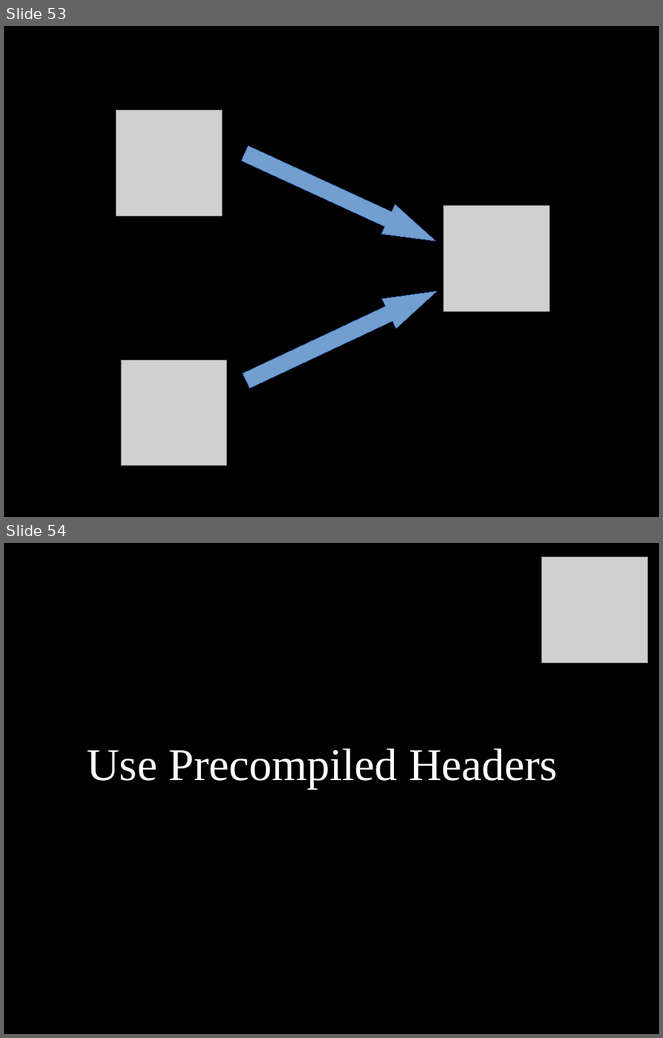
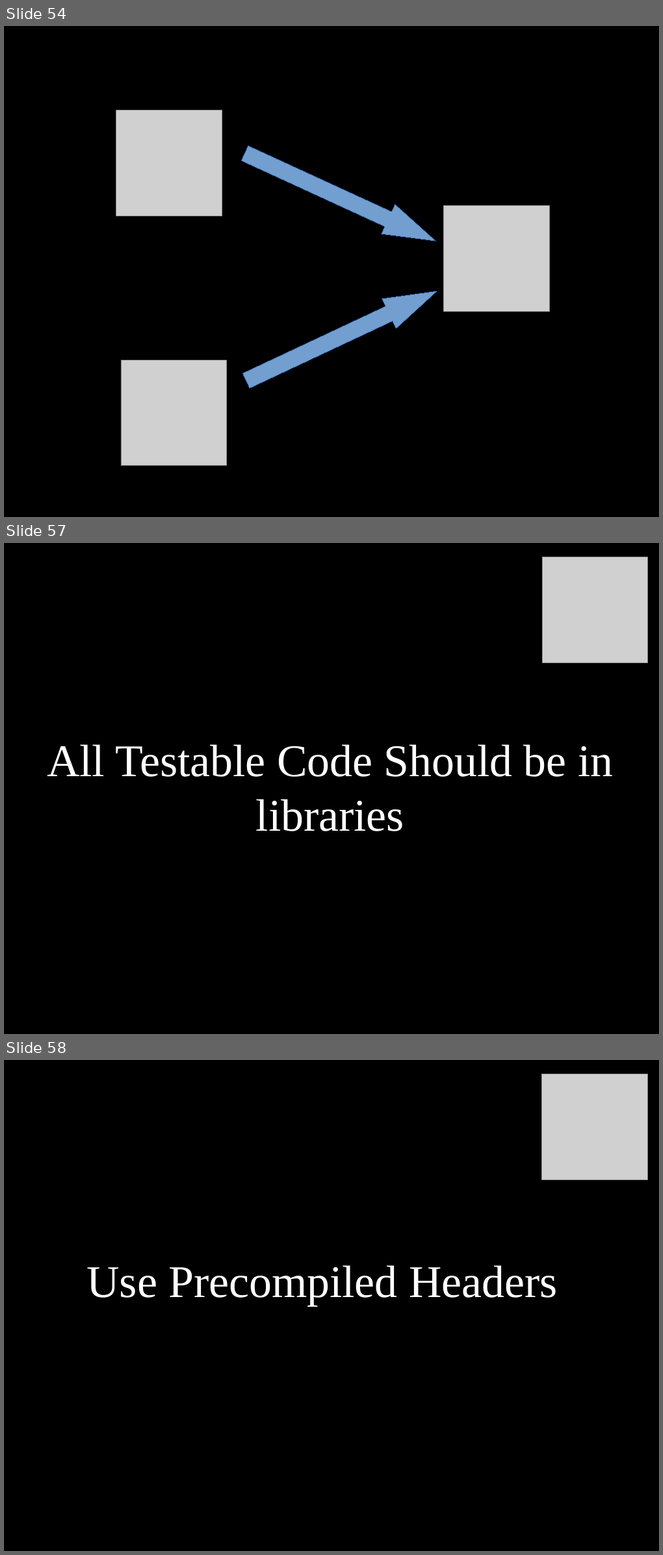
Before and after one commit to dodikk/StaticLib-Slides, a slide deck: Libraries-GoingNative.odp. Shown one above the other, each under a label of ours: slides 53 and 54 before the commit, slides 54, 57 and 58 after it; the slides between them are not shown. The pictures are 663x1038 and 663x1555 pixels, drawn with LibreOffice and Linux fonts; fonts in the diff are those of the drawing; grey boxes stand for pictures. Boxes give left, top, right and bottom in pixels: in the first picture for what was removed or moved away, otherwise in the second. Text is boxed around its words. In the diff, an @@ line names an element or a change of style, - is before the commit and + after.

```diff
--- a/Libraries-GoingNative.odp
+++ b/Libraries-GoingNative.odp
@@ slide 57 added at (x1=4, y1=543, x2=659, y2=1034), background #000000 @@
@@ picture added at (x1=543, y1=557, x2=649, y2=663) @@
@@ title added at (x1=47, y1=745, x2=613, y2=832), 55 pt, text #FFFFFF @@
+All Testable Code Should be in libraries
@@ what was slide 53 is now slide 54 @@
@@ what was slide 54 is now slide 58 @@
```
Also in this commit, not shown: 3 slides changed, 4 other slides added, 2 other files.
